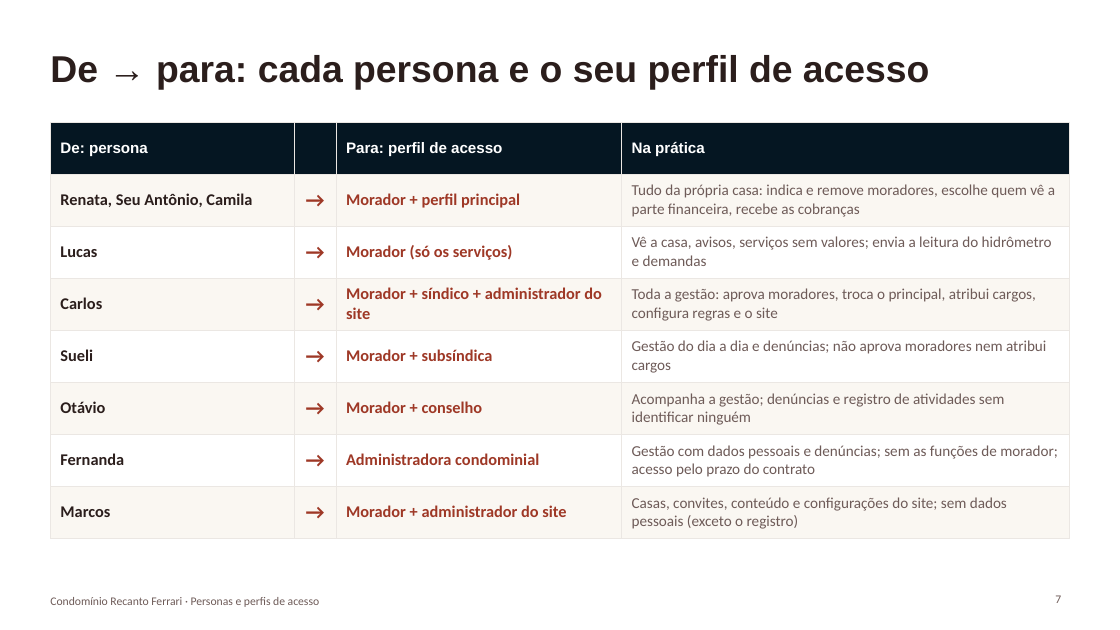
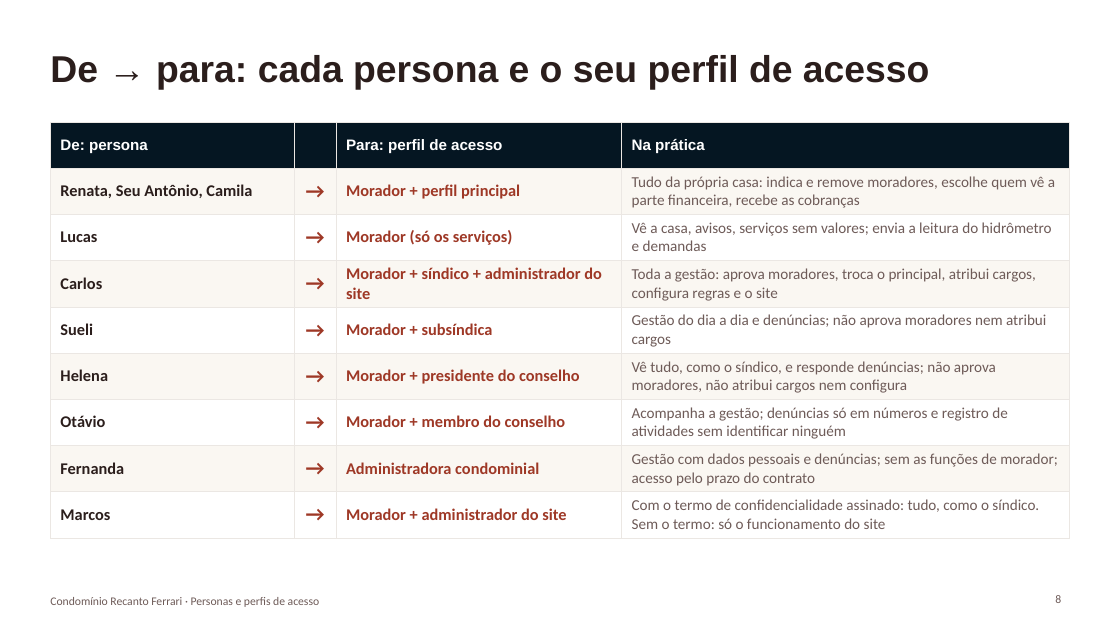
Before and after one commit to paulamuhlbach/recantoferrari, a slide deck: slide 8 of apresentacoes/Personas-e-perfis-de-acesso.pptx (slide 7 before the commit). Drawn at 1120x630 pixels with LibreOffice and Linux fonts; fonts in the diff are those of the drawing. Boxes give left, top, right and bottom in pixels: in the first picture for what was removed or moved away, otherwise in the second. Text is boxed around its words. In the diff, an @@ line names an element or a change of style, - is before the commit and + after.

```diff
--- a/apresentacoes/Personas-e-perfis-de-acesso.pptx
+++ b/apresentacoes/Personas-e-perfis-de-acesso.pptx
@@ table at [50,122,1070,533] @@
-row 6: Otávio | → | Morador + conselho | Acompanha a gestão; denúncias e registro de atividades sem identificar ninguém
+row 6: Helena | → | Morador + presidente do conselho | Vê tudo, como o síndico, e responde denúncias; não aprova moradores, não atribui cargos nem configura
+row 7: Otávio | → | Morador + membro do conselho | Acompanha a gestão; denúncias só em números e registro de atividades sem identificar ninguém
-row 9, column 4: Casas, convites, conteúdo e configurações do site; sem dados pessoais (exceto o registro)
+row 9, column 4: Com o termo de confidencialidade assinado: tudo, como o síndico. Sem o termo: só o funcionamento do site
@@ page number at [1055,595,1061,603]: text changed @@
-7
+8
```
Also in this commit, not shown: 8 other slides changed, 1 slide added, 4 other files.
